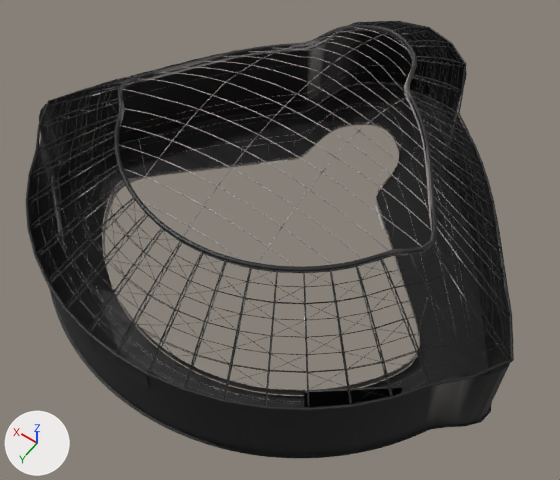
An edit to the glTF model gocheok-dome-3d/assets/bake/bake_vertex.glb, drawn before and after from the same camera.
Both versions are drawn from a 50 mm camera at (-107.0, 209.0, 237.0) aimed at (-7.0, 69.0, 16.0). Lighting does not change. The marker at lower left points along +X, +Y and +Z. The older version comes first. Vertices at exactly the same position are counted once.

Objects in the first picture: 'v0', 'v1', 'v18', 'v19', 'v20', 'v25', 'v3', 'v5' and 6 more.
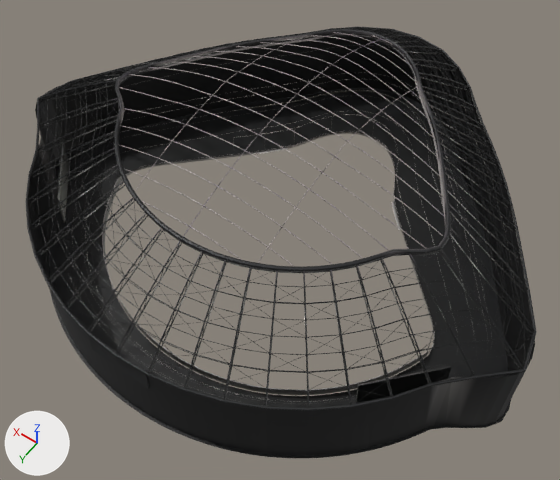
Location of each change, (x1, y1, x2, y2) in pixels of the pictures (560 x 480 px; the box of a moved part takes in the faces that stretch with it):
'v20', reshaped: before (28, 23, 510, 455); after (28, 30, 535, 455)
'v0', reshaped: before (49, 82, 492, 458); after (49, 88, 511, 458)
'v19', reshaped: before (25, 21, 514, 411); after (25, 27, 537, 411)
'v18', reshaped: before (119, 28, 432, 266); after (119, 32, 445, 266)
'v25', moved, turned: before (304, 386, 402, 407); after (356, 366, 451, 403)
part 1 of me_mesh_1, moved or reshaped: before (59, 82, 492, 427); after (55, 88, 511, 428)
part 2 of me_mesh_19, rebuilt (12% wider, 12% taller): before (224, 56, 426, 152); after (213, 51, 439, 159)
part 3 of me_mesh_19, deleted: before (345, 28, 410, 56)
part 4 of me_mesh_19, moved or reshaped: before (122, 36, 432, 247); after (119, 36, 445, 249)
part 5 of me_mesh_20, moved or reshaped: before (49, 82, 123, 102); after (39, 80, 116, 99)
part 6 of me_mesh_20, rebuilt: before (101, 74, 141, 84); after (71, 69, 132, 82)
part 7 of me_mesh_20, deleted: before (51, 21, 511, 360)
part 8 of me_mesh_20, built on: before (36, 21, 514, 384); after (36, 27, 537, 386)
part 9 of me_mesh_21, moved or reshaped: before (39, 23, 510, 424); after (35, 30, 535, 426)

The change, as a diff of the scene's bpy script:
```diff
--- a/gocheok-dome-3d/assets/bake/bake_vertex.glb.py
+++ b/gocheok-dome-3d/assets/bake/bake_vertex.glb.py
@@ me_mesh_1 @@
-me_mesh_1.from_pydata(...)  # 242 vertices, 240 faces; spans x -98.0..98.0, y -51.0..144.0, z 0.0
+me_mesh_1.from_pydata(...)  # 242 vertices, 240 faces; spans x -103.0..103.0, y -43.0..144.0, z 0.0
+# me_mesh_1 part 1: 150 of 242 vertices moved; they spanned x -98.0..98.0, y -51.0..86.0, z 0.0 and now span x -103.0..103.0, y -43.0..86.0, z 0.0; mean shift (0.0, -1.0, 0.0); largest move (57.0, 56.0, 0.0) -> (66.0, 57.0, 0.0)
 me_mesh_1.materials.append(mat_defaultmaterial)
@@ me_mesh_19 @@
-me_mesh_19.from_pydata(...)  # 4816 vertices, 5300 faces; spans x -60.1..60.1, y -11.0..109.0, z 53.0..67.4
+me_mesh_19.from_pydata(...)  # 5140 vertices, 5670 faces; spans x -63.1..63.1, y -8.0..109.0, z 53.0..67.4
+# me_mesh_19 part 2: the loose piece of 253 vertices spanning x -42.1..42.1, y 34.8..35.1, z 53.6..66.7 is rebuilt with 289 vertices and now spans x -48.1..48.1, y 34.8..35.1, z 53.0..66.5
+# me_mesh_19 part 3: 10 loose pieces with 181 vertices, spanning x -12.0..12.0, y -11.0..1.0, z 53.7..59.1, are deleted
+# me_mesh_19 part 4: 210 vertices moved from x -57.0..57.0, y 6.8..70.1, z 54.7..67.0 to x -57.0..57.0, y 6.8..70.1, z 55.0..67.0; 1725 vertices removed from x -60.1..60.1, y 4.0..70.1, z 53.2..67.1; 2011 vertices added at x -63.1..63.1, y 6.8..70.1, z 53.1..67.0
+# other edits to the shape of me_mesh_19 do not show in these pictures
 me_mesh_19.materials.append(mat_defaultmaterial_018)
@@ me_mesh_20 @@
-me_mesh_20.from_pydata(...)  # 28106 vertices, 29088 faces; spans x -98.0..98.0, y -50.0..144.0, z 32.0..54.0
+me_mesh_20.from_pydata(...)  # 28138 vertices, 29088 faces; spans x -102.0..102.0, y -42.0..144.0, z 32.0..54.0
+# me_mesh_20 part 5: the loose piece of 82 vertices spanning x 62.0..97.0, y 66.0..76.0, z 33.0..54.0 is moved by (4.0, 1.0, 0.0)
+# me_mesh_20 part 6: the loose piece of 82 vertices spanning x 57.0..90.0, y 57.0..62.0, z 33.0..54.0 is rebuilt with 82 vertices and now spans x 63.0..99.0, y 58.0..63.0, z 33.0..54.0
+# me_mesh_20 part 7: 1162 loose pieces with 11914 vertices, spanning x -97.0..97.0, y -50.0..86.0, z 32.0..54.0, are deleted
+# me_mesh_20 part 8: 198 vertices moved within x -61.0..61.0, y -28.0..77.0, z 42.0..54.0; 4653 vertices removed from x -98.0..98.0, y -50.0..88.0, z 32.0..54.0; 16599 vertices added at x -102.0..102.0, y -42.0..88.0, z 32.0..54.0
+# other edits to the shape of me_mesh_20 do not show in these pictures
 me_mesh_20.materials.append(mat_defaultmaterial_019)
@@ me_mesh_21 @@
-me_mesh_21.from_pydata(...)  # 362 vertices, 360 faces; spans x -97.0..97.0, y -50.0..143.0, z 0.0..33.0
+me_mesh_21.from_pydata(...)  # 362 vertices, 360 faces; spans x -102.0..102.0, y -42.0..143.0, z 0.0..33.0
+# me_mesh_21 part 9: 222 of 362 vertices moved; they spanned x -97.0..97.0, y -50.0..84.0, z 0.0..33.0 and now span x -102.0..102.0, y -42.0..85.0, z 0.0..33.0; mean shift (0.0, -1.0, 0.0); largest move (88.0, 59.0, 0.0) -> (97.0, 60.0, 0.0)
 me_mesh_21.materials.append(mat_defaultmaterial_020)
@@ me_mesh_26 @@
-me_mesh_26.from_pydata(...)  # 8 vertices, 12 faces; spans x -74.7..-50.9, y 99.0..118.3, z 13.5..26.5
+me_mesh_26.from_pydata(...)  # 8 vertices, 12 faces; spans x -83.4..-62.8, y 84.4..107.1, z 13.5..26.5
+# me_mesh_26 part 10: the whole mesh is turned 9.4 degrees about the z axis through its middle, then moved by (-10.3, -12.9, 0.0)
 me_mesh_26.materials.append(mat_defaultmaterial_025)
```
